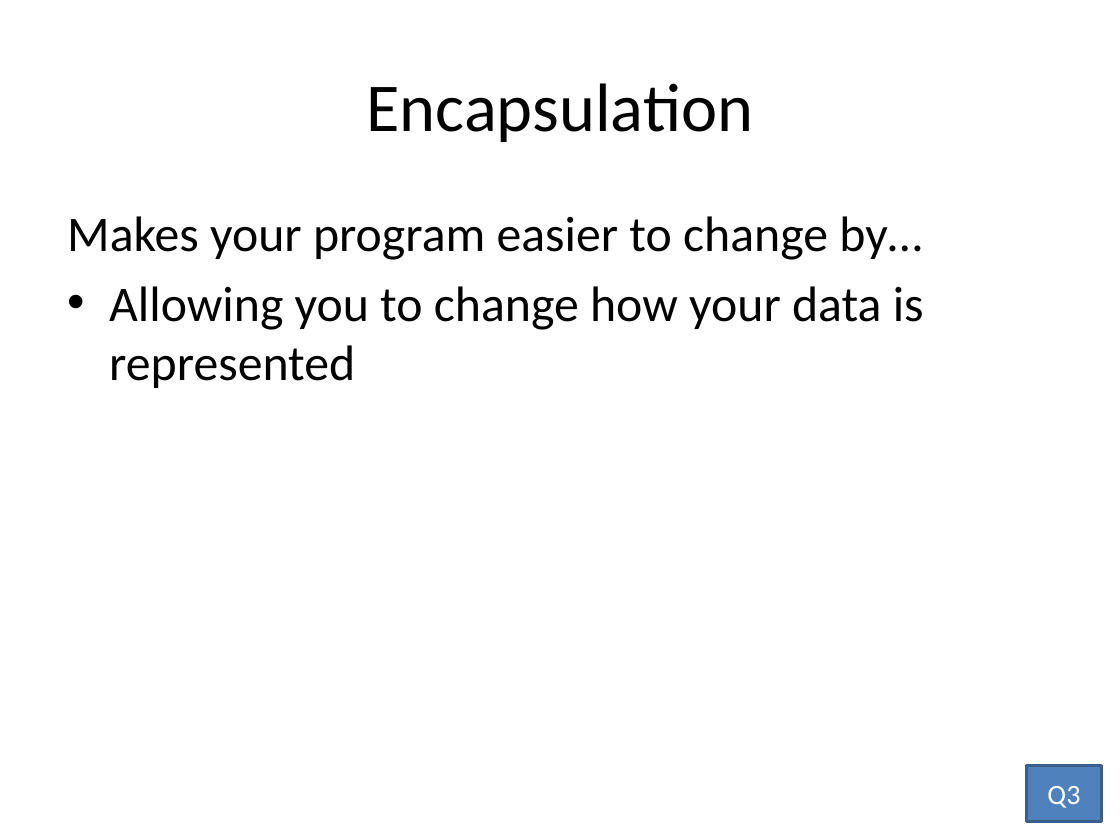
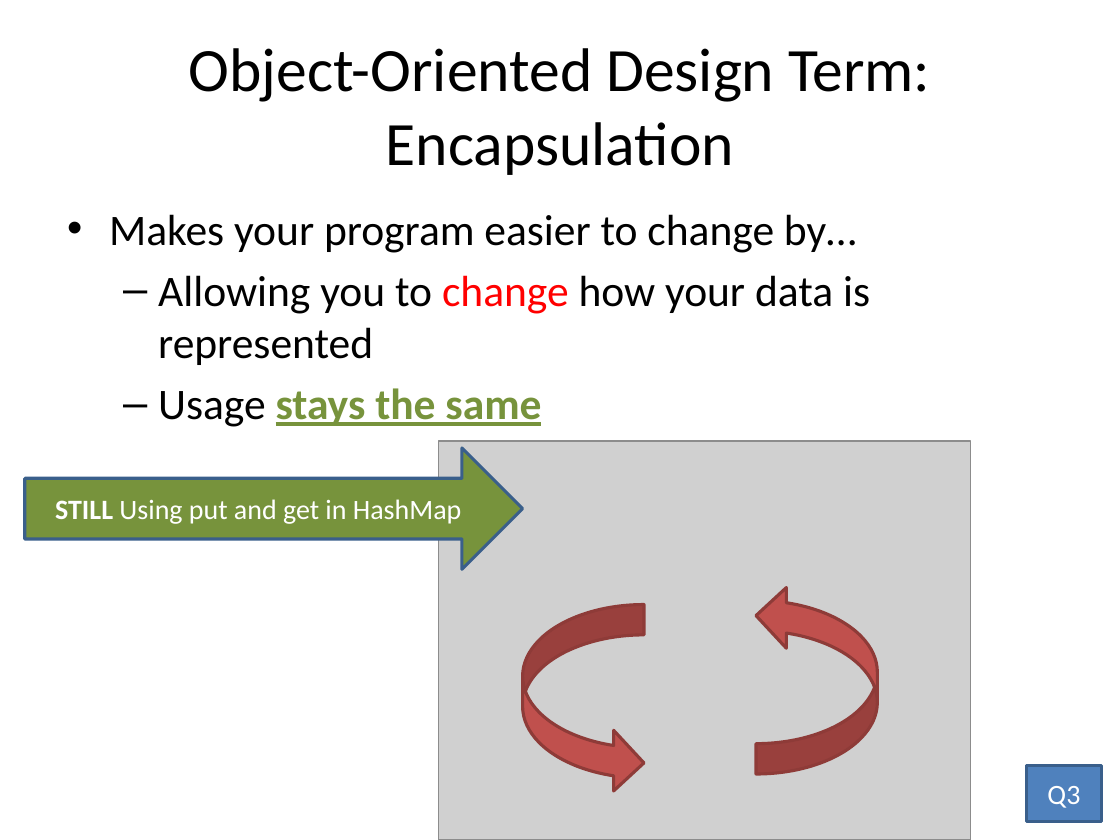
Before and after one commit to RHIT-CSSE/csse220, a slide deck: slide 37 of ClassMaterials/PairingAndEncapsulation/Slides/Encapsulation.pptx (slide 31 before the commit). Drawn at 1120x840 pixels with LibreOffice and Linux fonts; fonts in the diff are those of the drawing; grey boxes stand for pictures. Boxes give left, top, right and bottom in pixels: in the first picture for what was removed or moved away, otherwise in the second. Text is boxed around its words. In the diff, an @@ line names an element or a change of style, - is before the commit and + after.

```diff
--- a/ClassMaterials/PairingAndEncapsulation/Slides/Encapsulation.pptx
+++ b/ClassMaterials/PairingAndEncapsulation/Slides/Encapsulation.pptx
@@ title at (189, 48, 930, 175): text changed; size 44 to 39.6 pt @@
-Encapsulation
+Object-Oriented Design Term:
+Encapsulation
@@ text "Makes your program easier to ...": place and size @@
-text "Makes your program easier to ..." at (67, 216, 924, 388)
+text "Makes your program easier to ..." at (56, 196, 1064, 750)
@@ text "Makes your program easier to ..." at (56, 196, 1064, 750): outline none to #FFFFFF 0.75 pt @@
@@ text at (109, 214, 870, 365): size 32 to 28 pt in "Makes your program easier to change by…", "Allowing you to change how your data ..."; text colour #000000 to #FF0000, letter outline none to #C0504D 1.75 pt in "change"; bullet none to •; bullet • to –; list level 1 to 2 in "Allowing you to change how ..." @@
@@ text at (158, 388, 541, 427): paragraph added @@
+  – Usage stays the same
@@ right arrow added at (25, 448, 522, 569), fill #77933C, outline #3A5F8C 2 pt, 18 pt, text #FFFFFF @@
+STILL Using put and get in HashMap
@@ picture added at (439, 441, 971, 840) @@
@@ curved right arrow added at (756, 586, 877, 775), fill #C0504D, outline #8E3B39 2 pt @@
@@ curved right arrow added at (523, 605, 644, 794), fill #C0504D, outline #8E3B39 2 pt @@
```
Also in this commit, not shown: 15 other slides changed, 6 slides added, 2 other files.
